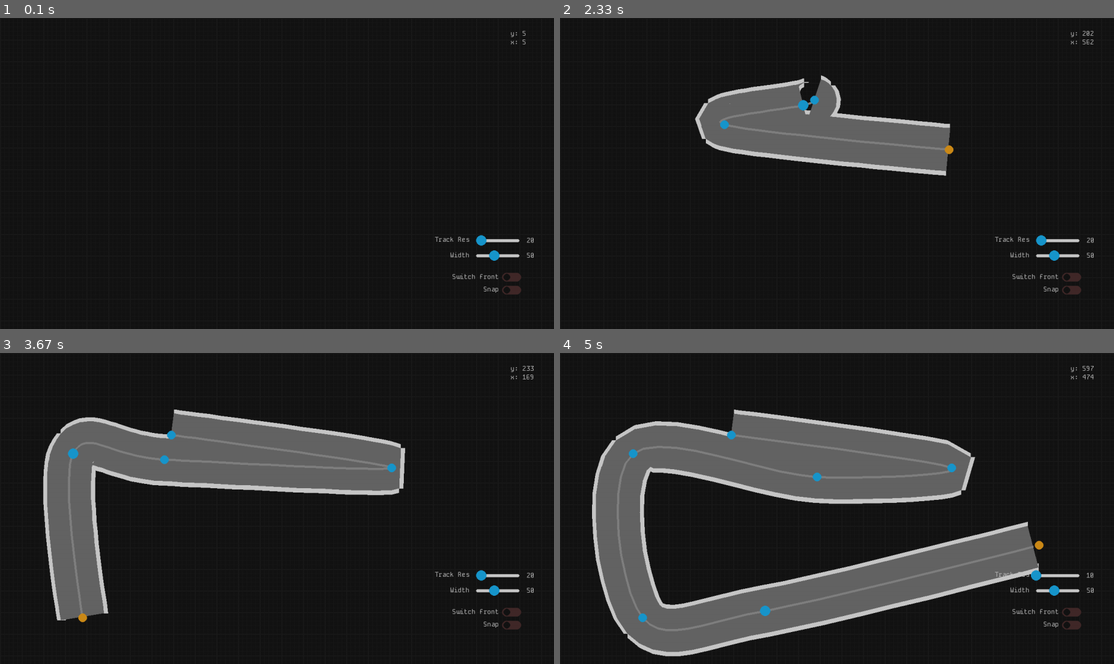
Above: before the commit, frames 1-4 (two rows, left to right).
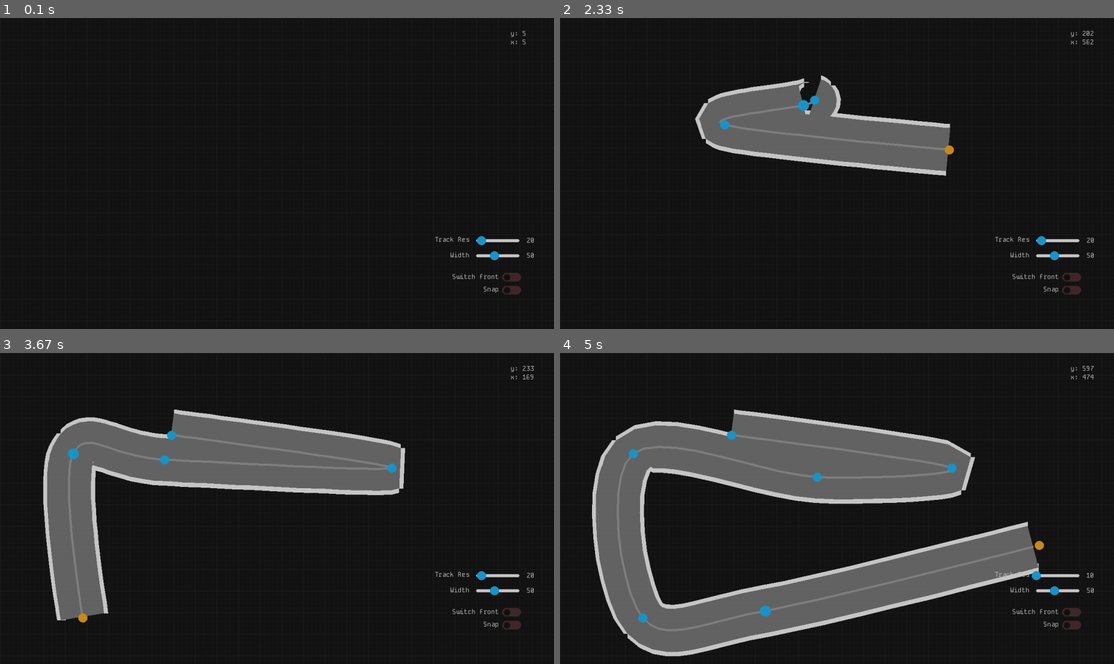
Above: after the commit, the same moments.

Repository: Raphael-W/Racing-Line
Game: pygame game, started from src/main.py
The game is run twice, just before and just after one commit, with the same random seed, the same clock (stepped at 60 frames per second) and the same inputs.
Inputs (mouse positions are in pixels of both pictures, inside the frame that each line leads up to):
- Up to frame 1 (0.1 s): no input
- Up to frame 2 (2.33 s): click (1014, 164) at 0.38 s; press the mouse at (1014, 164) at 0.7 s; move the mouse to (942, 133) at 0.8 s; release the mouse at (875, 101) at 0.93 s; click (726, 123) at 1.05 s; click (947, 148) at 1.38 s; press the mouse at (875, 101) at 1.7 s; move the mouse to (842, 98) at 1.8 s; release the mouse at (814, 98) at 1.93 s; click (803, 105) at 2.05 s
- Up to frame 3 (3.67 s): press the mouse at (243, 440) at 2.37 s; move the mouse to (315, 452) at 2.47 s; release the mouse at (393, 468) at 2.6 s; press the mouse at (254, 433) at 2.7 s; move the mouse to (210, 433) at 2.8 s; release the mouse at (171, 433) at 2.93 s; press the mouse at (254, 433) at 3.03 s; move the mouse to (166, 527) at 3.13 s; release the mouse at (83, 617) at 3.27 s; press the mouse at (387, 483) at 3.37 s; move the mouse to (232, 468) at 3.47 s; release the mouse at (72, 452) at 3.6 s
- Up to frame 4 (5 s): press the mouse at (947, 483) at 3.7 s; move the mouse to (992, 514) at 3.8 s; release the mouse at (1036, 545) at 3.93 s; press the mouse at (726, 458) at 4.03 s; move the mouse to (770, 468) at 4.13 s; release the mouse at (814, 477) at 4.27 s; press the mouse at (1041, 573) at 4.37 s; move the mouse to (969, 527) at 4.47 s; release the mouse at (903, 480) at 4.6 s; click (764, 611) at 4.72 s

The runs differ from the first frame. In frame 1, less than 0.1% of the frame differs, in the area x 85-93%, y 69-88%; in frame 2, less than 0.1%; in frame 3, less than 0.1%; in frame 4, less than 0.1%, in the area x 12-93%, y 25-88%.

Commit message:
Added antialiasing and image class

Diff:
--- a/src/main.py
+++ b/src/main.py
@@ -1,4 +1,5 @@
 import pygame
+import pygame.gfxdraw
 import pygame.freetype
 
 from pygameUIElements import *
@@ -28,11 +29,14 @@
                   "frontControlPoint": (204, 138, 24),
                   "mainGrid": (30, 30, 30),
                   "innerGrid": (25, 25, 25),
-                  "white": (200, 200, 200),}
+                  "white": (200, 200, 200),
+                  "link":(150, 150, 150)}
 
 mainFont = "../assets/MonoFont.ttf"
 
 UILayer = Layer("UI", 0, screen, pygame, mainFont)
+trackLayer = Layer("Track", 1, screen, pygame, mainFont)
+
 mouseCoordsX = Label(UILayer, 15, (100, 50), "NE", "", programColours["white"])
 mouseCoordsY = Label(UILayer, 15, (100, 30), "NE", "", programColours["white"])
 
@@ -120,7 +124,9 @@
 
     mouseCoordsX.text = ("x: " + str(mousePosX - offsetPosition[0]))
     mouseCoordsY.text = ("y: " + str(mousePosY - offsetPosition[1]))
+
     UILayer.display(screenWidth, screenHeight)
+    trackLayer.display(screenWidth, screenHeight, offsetPosition)
 
     pygame.display.flip()
     clock.tick(60) #Refresh Rate
--- a/src/pygameUIElements.py
+++ b/src/pygameUIElements.py
@@ -1,5 +1,5 @@
 class UIElement:
-    def __init__(self, layer, fontSize, colour, pos, stick):
+    def __init__(self, layer, pos, stick):
         self.nonStickPosX = pos[0]
         self.nonStickPosY = pos[1]
 
@@ -7,9 +7,6 @@
         self.posY = pos[1]
         self.stick = stick.lower()
 
-        self.font = layer.pygame.freetype.Font(layer.fontName, fontSize)
-        self.colour = colour
-
         self.boundingBox = layer.pygame.Rect(0, 0, 0, 0)
 
         self.layer = layer
@@ -17,6 +14,17 @@
 
     def update(self):
         pass
+
+    def offsetPos(self, offset):
+        if offset is not None:
+            offsetX, offsetY = self.layer.offset
+
+            offsetPosX = self.posX + offsetX
+            offsetPosY = self.posY + offsetY
+
+            return  offsetPosX, offsetPosY
+
+        return self.posX, self.posY
 
     def display(self):
         pass
@@ -48,12 +56,13 @@
 
 class Button (UIElement):
     def __init__(self, layer, pos, stick, dimensions, text, fontSize, colour, action):
-        super().__init__(layer, fontSize, colour, pos, stick)
+        super().__init__(layer, pos, stick)
         self.width = dimensions[0]
         self.height = dimensions[1]
         self.boundingBox = layer.pygame.Rect(self.posX, self.posY, self.width, self.height)
 
         self.text = text
+        self.font = layer.pygame.freetype.Font(layer.fontName, fontSize)
 
         self.action = action
 
@@ -61,6 +70,7 @@
         self.mouseDownLast = False
         self.pointSelected = False
 
+        self.colour = colour
         self.baseColour = colour
         self.hoverColour = (colour[0] - 15, colour[1], colour[2])
 
@@ -92,9 +102,12 @@
 
 class Label (UIElement):
     def __init__(self, layer, fontSize, pos, stick, text, colour):
-        super().__init__(layer, fontSize, colour, pos, stick)
+        super().__init__(layer, pos, stick)
         self.text = text
+        self.font = layer.pygame.freetype.Font(layer.fontName, fontSize)
         self.textSize = self.font.get_rect(self.text).size
+        self.colour = colour
+
         self.boundingBox = layer.pygame.Rect(self.posX, self.posY, self.textSize[0], self.textSize[1])
 
     def display(self):
@@ -102,7 +115,7 @@
 
 class Slider (UIElement): #Use label class for label
     def __init__(self, layer, fontSize, barColour, handleColour, pos, stick, size, length, valueRange, value = 0, action = None):
-        super().__init__(layer, fontSize, barColour, pos, stick)
+        super().__init__(layer, pos, stick)
 
         self.barColour = barColour
 
@@ -112,6 +125,8 @@
                                      handleColour[2] - (handleColour[2] * 0.4))
         self.displayColour = handleColour
 
+        self.font = layer.pygame.freetype.Font(layer.fontName, fontSize)
+
         self.size = size
         self.length = length
         self.valueRange = valueRange
@@ -127,7 +142,7 @@
 
     def update(self):
         mouseX, mouseY = self.layer.pygame.mouse.get_pos()
-        self.handleSize = 12 * self.size
+        self.handleSize = 10 * self.size
         self.boundingBox = self.layer.pygame.Rect(self.posX + self.handleX - self.handleSize, self.posY - (self.handleSize * 0.75), self.handleSize * 2, self.handleSize * 2)
         self.mouseHovering = (((self.posX + self.handleX) + (self.handleSize + 2) > mouseX > (self.posX + self.handleX) - (self.handleSize + 2)) and
                               (self.posY + (self.handleSize + 2) > mouseY > self.posY - (self.handleSize + 2)))
@@ -162,11 +177,13 @@
         bar = self.layer.pygame.Rect(self.posX, self.posY, self.length, 7 * self.size)
         self.layer.pygame.draw.rect(self.layer.screen, self.barColour, bar, 0, 100)
         self.font.render_to(self.layer.screen, (self.posX + self.length + 17, self.posY - 3), str(int(self.value)), self.barColour)
-        self.layer.pygame.draw.circle(self.layer.screen, self.displayColour, (self.posX + self.handleX, self.posY + (7 * self.size) / 2), self.handleSize)
+
+        self.layer.pygame.gfxdraw.aacircle(self.layer.screen, int(self.posX + self.handleX), int(self.posY + (7 * self.size) / 2), self.handleSize, self.displayColour)
+        self.layer.pygame.gfxdraw.filled_circle(self.layer.screen, int(self.posX + self.handleX), int(self.posY + (7 * self.size) / 2), self.handleSize, self.displayColour)
 
 class Switch (UIElement): #Use label class for label
     def __init__(self, layer, colour, pos, stick, size, value = True, action = None):
-        super().__init__(layer, 0, colour, pos, stick)
+        super().__init__(layer, pos, stick)
 
         self.size = size
         self.value = value
@@ -174,6 +191,8 @@
 
         self.barWidth = 0
         self.barHeight = 0
+
+        self.colour = colour
 
         self.mouseHovering = False
         self.pointSelected = False
@@ -216,8 +235,28 @@
         else:
             circleOffset = 0
 
-        self.layer.pygame.draw.circle(self.layer.screen, (20, 20, 20), (self.posX + (self.barWidth / 4) + circleOffset, self.posY + (self.barHeight / 2)), 10 * self.size)
-
+        self.layer.pygame.gfxdraw.aacircle(self.layer.screen, int(self.posX + (self.barWidth / 4) + circleOffset), int(self.posY + (self.barHeight / 2)), int(9 * self.size), (20, 20, 20))
+        self.layer.pygame.gfxdraw.filled_circle(self.layer.screen, int(self.posX + (self.barWidth / 4) + circleOffset), int(self.posY + (self.barHeight / 2)), int(9 * self.size), (20, 20, 20))
+
+class Image(UIElement):
+    def __init__(self, layer, pos, stick, imageDir, size, colour = None, show = True):
+        super().__init__(layer, pos, stick)
+
+        self.imageDir = imageDir
+        self.size = size
+        self.colour = colour
+
+        self.show = show
+
+        self.image = self.layer.pygame.image.load(self.imageDir).convert_alpha()
+        self.image = self.layer.pygame.transform.scale_by(self.image, self.size)
+
+        if self.colour is not None:
+            self.image.fill(self.colour, special_flags = self.layer.pygame.BLEND_RGB_MAX)
+
+    def display(self):
+        if self.show:
+            self.layer.screen.blit(self.image, (self.posX, self.posY))
 
 class Layer:
     def __init__(self, name, number, screen, pygame, fontName):
@@ -229,17 +268,21 @@
         self.pygame = pygame
         self.fontName = fontName
 
+        self.offset = None
+
         self.screenWidth = 0
         self.screenHeight = 0
 
     def add(self, element):
         self.elements.append(element)
 
-    def display(self, screenWidth, screenHeight):
+    def display(self, screenWidth, screenHeight, offset = None):
         self.screenWidth = screenWidth
         self.screenHeight = screenHeight
+        self.offset = offset
         for element in self.elements:
             element.posX, element.posY = element.stickyPos()
+            element.posX, element.posY = element.offsetPos(offset)
             element.update()
             element.display()
 
@@ -252,3 +295,6 @@
             hovering = hovering or ((i[0][0] < mouseX < i[1][0]) and (i[0][1] < mouseY < i[2][1]))
 
         return hovering
+
+    def clear(self):
+        self.elements = []
--- a/src/spline.py
+++ b/src/spline.py
@@ -7,6 +7,12 @@
     x2, y2 = point2
 
     return math.sqrt(((y2 - y1) ** 2) + ((x1 - x2) ** 2))
+
+def gradient(point1, point2):
+    x1, y1 = point1
+    x2, y2 = point2
+
+    return abs((y2 - y1) / (x2 - x1))
 
 def lineToPointDistance(lineA, lineB, point):
     lineA = np.array(lineA)
@@ -98,7 +104,8 @@
 
     #Draws point to screen
     def draw(self, colour, screen, pygame, offset):
-        pygame.draw.circle(screen, colour, (self.posX + offset[0], self.posY + offset[1]), self.size)
+        pygame.gfxdraw.aacircle(screen, self.posX + offset[0], self.posY + offset[1], self.size, colour)
+        pygame.gfxdraw.filled_circle(screen, self.posX + offset[0], self.posY + offset[1], self.size, colour)
 
 class Track:
     def __init__(self, points = []):
@@ -316,6 +323,36 @@
                     self.leftTrackEdge[seg] = (newXLeft, newYLeft)
                     self.rightTrackEdge[seg] = (newXRight, newYRight)
 
+    def computeKerbs(self, pygame, screen):
+        kerbThreshold = 0.08
+        if len(self.points) >= 2:
+            lengthOfSpline = len(self.splinePoints) - 1
+            previousGrad = gradient(self.splinePoints[0], self.splinePoints[1])
+            kerbRanges = []
+
+            lowerBound = None
+            upperBound = None
+
+            for dot in range(lengthOfSpline):
+                currentGrad = gradient(self.splinePoints[dot], self.splinePoints[dot + 1])
+                diffInGrad = (previousGrad - currentGrad) / previousGrad
+                if diffInGrad > kerbThreshold:
+                    if lowerBound is None:
+                        lowerBound = dot
+                else:
+                    if lowerBound is not None:
+                        upperBound = dot
+                        kerbRanges.append((lowerBound, upperBound))
+
+                        lowerBound = None
+                        upperBound = None
+
+                previousGrad = currentGrad
+
+            for kerbRange in kerbRanges:
+                for dot in range(*kerbRange):
+                    pygame.draw.circle(screen, (252, 186, 3), self.splinePoints[dot], 5)
+
     def deKink(self):
         xExt = (self.splinePoints[-1][0] - self.splinePoints[-2][0])
         yExt = (self.splinePoints[-1][1] - self.splinePoints[-2][1])
@@ -391,6 +428,7 @@
                 offsetMainCurve.append(offsetMainCurve[0])
                 offsetLeftTrackEdge.append(offsetLeftTrackEdge[0])
                 offsetRightTrackEdge.append(offsetRightTrackEdge[0])
+
             pygame.draw.lines(screen, (200, 200, 200), False, offsetLeftTrackEdge, 20)
             pygame.draw.lines(screen, (200, 200, 200), False, offsetRightTrackEdge, 20)
 
